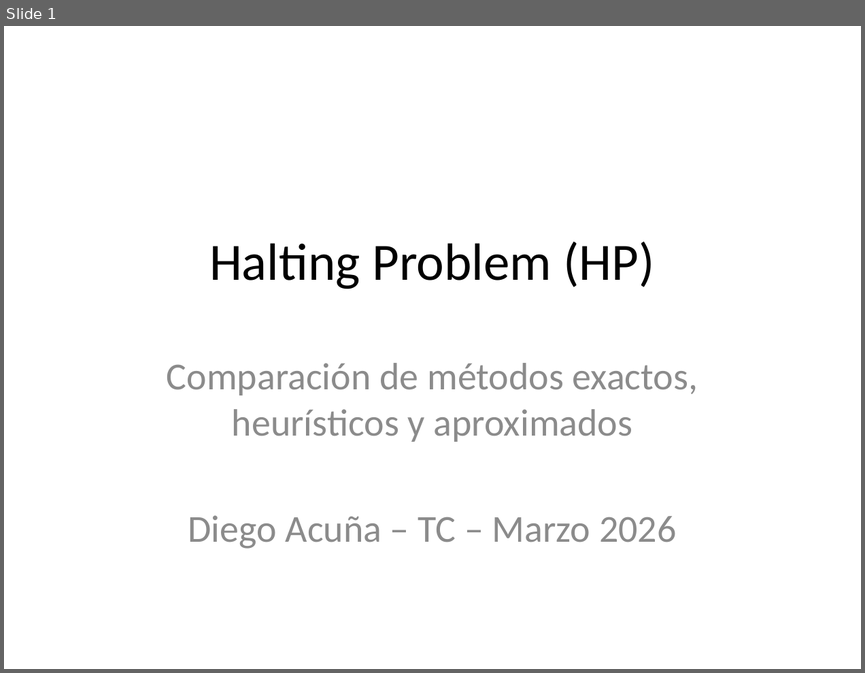
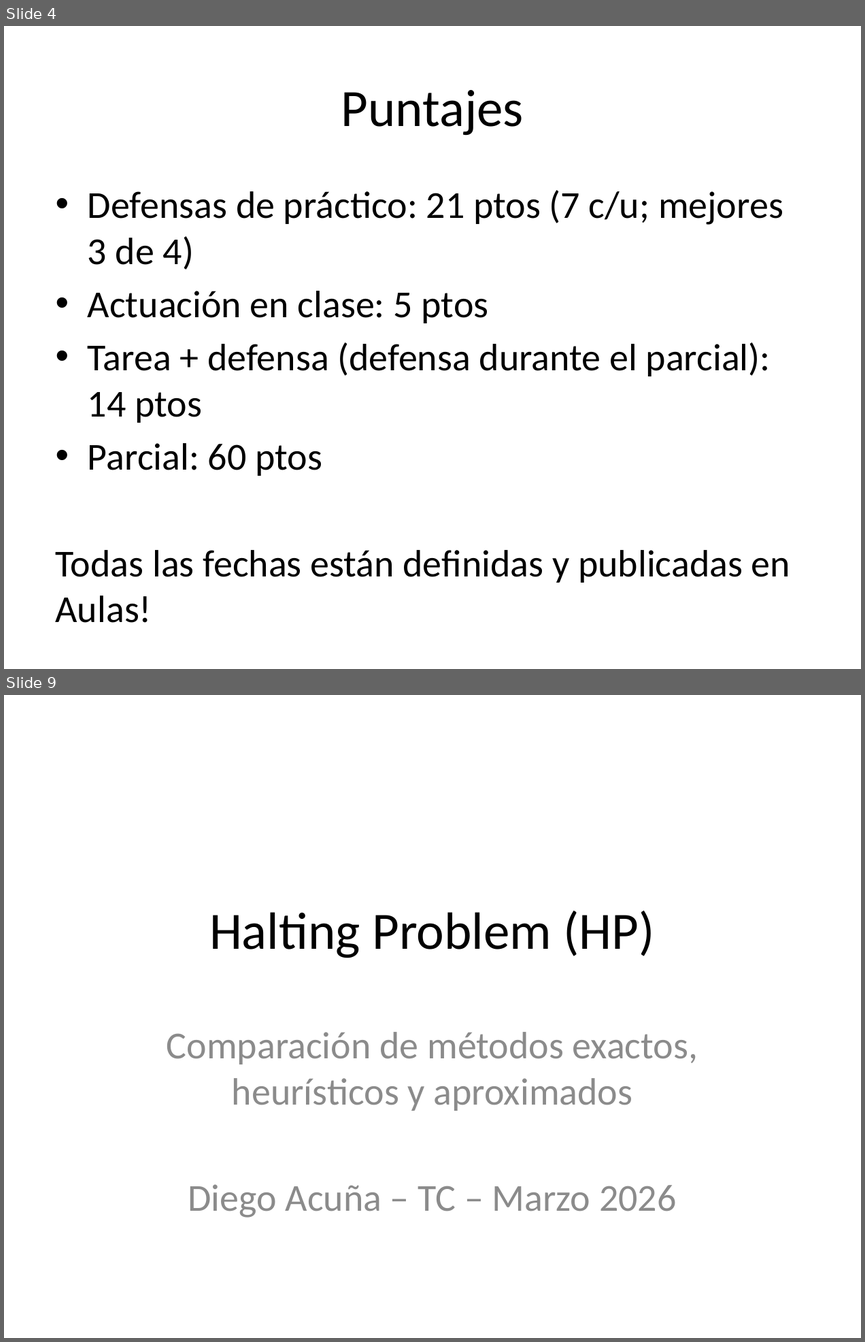
Before and after one commit to diegoacu1234/TC_Marzo26, a slide deck: S01_Intro/01_ProblemasIntroductorios/Diapos.pptx. Shown one above the other, each under a label of ours: slide 1 before the commit, slides 4 and 9 after it; the slides between them are not shown. The pictures are 865x673 and 865x1342 pixels, drawn with LibreOffice and Linux fonts; fonts in the diff are those of the drawing. Boxes give left, top, right and bottom in pixels: in the first picture for what was removed or moved away, otherwise in the second. Text is boxed around its words. In the diff, an @@ line names an element or a change of style, - is before the commit and + after.

```diff
--- a/S01_Intro/01_ProblemasIntroductorios/Diapos.pptx
+++ b/S01_Intro/01_ProblemasIntroductorios/Diapos.pptx
@@ slide 4 added at [4, 26, 861, 669], background #FFFFFF @@
@@ title added at [341, 90, 524, 135], 44 pt, text #000000 @@
+Puntajes
@@ text added at [56, 190, 790, 622], 32 pt, text #000000 @@
+• Defensas de práctico: 21 ptos (7 c/u; mejores 3 de 4)
+• Actuación en clase: 5 ptos
+• Tarea + defensa (defensa durante el parcial): 14 ptos
+• Parcial: 60 ptos
+Todas las fechas están definidas y publicadas en Aulas!
@@ what was slide 1 is now slide 9 @@
```
Also in this commit, not shown: 8 other slides added, 1 other file.
